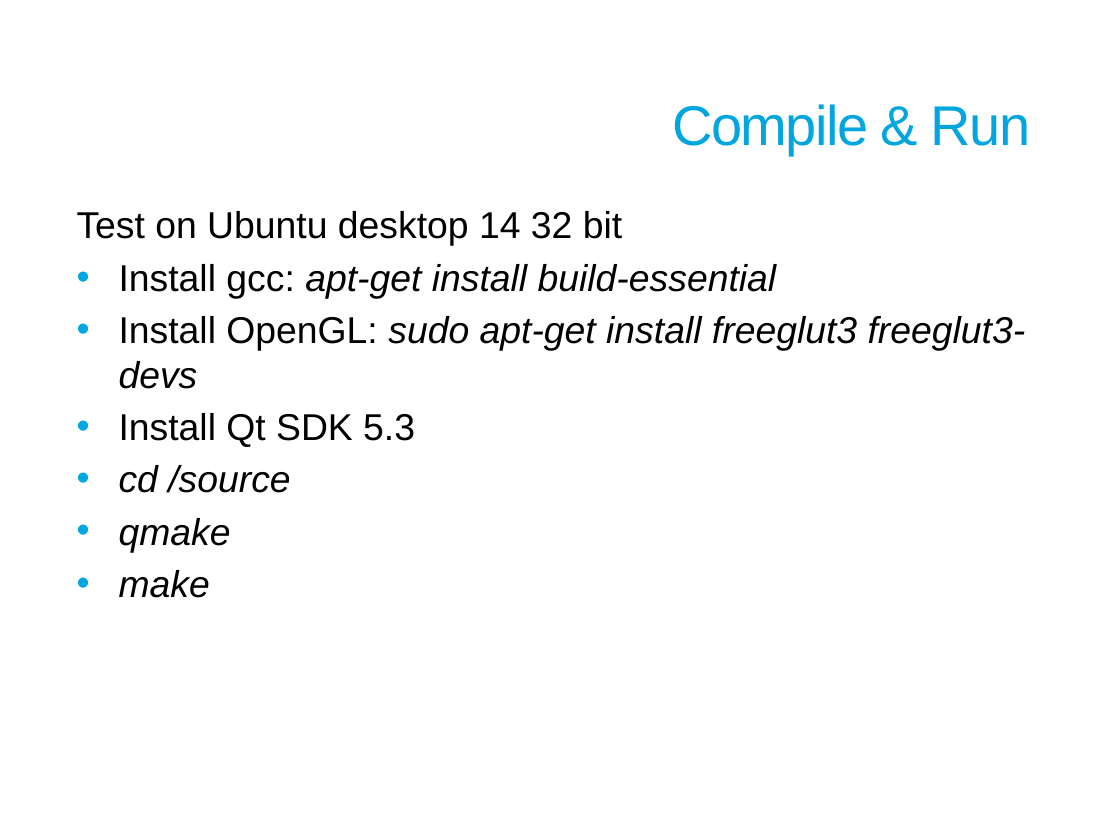
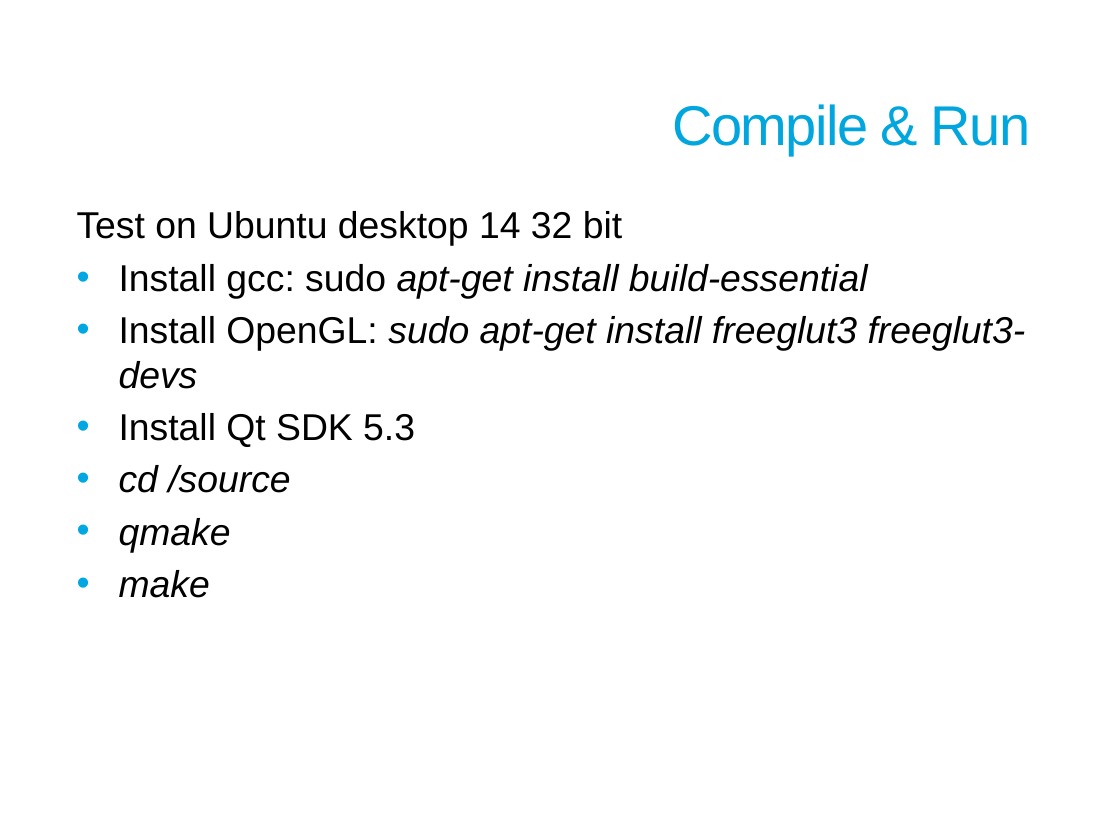
Before and after one commit to opswatgears/innovation2014_topic1, a slide deck: slide 7 of Documentation/Metascan Uploader.pptx. Drawn at 1120x840 pixels with LibreOffice and Linux fonts; fonts in the diff are those of the drawing; background and template pictures are left out. Boxes give left, top, right and bottom in pixels: in the first picture for what was removed or moved away, otherwise in the second. Text is boxed around its words. In the diff, an @@ line names an element or a change of style, - is before the commit and + after.

```diff
--- a/Documentation/Metascan Uploader.pptx
+++ b/Documentation/Metascan Uploader.pptx
@@ text at bbox=[119, 264, 868, 298]: text changed @@
-• Install gcc: apt-get install build-essential
+• Install gcc: sudo apt-get install build-essential
```
Also in this commit, not shown: 4 other slides changed.
